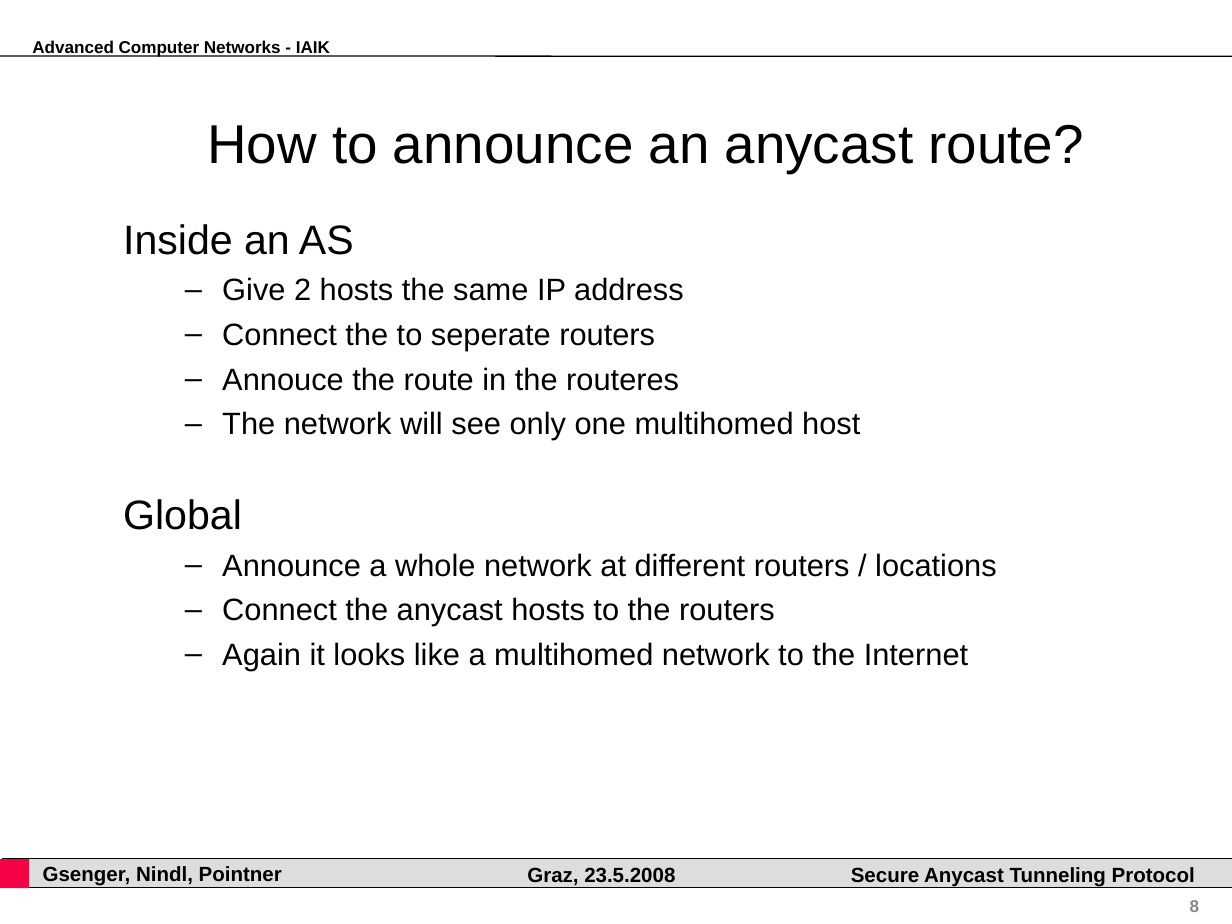
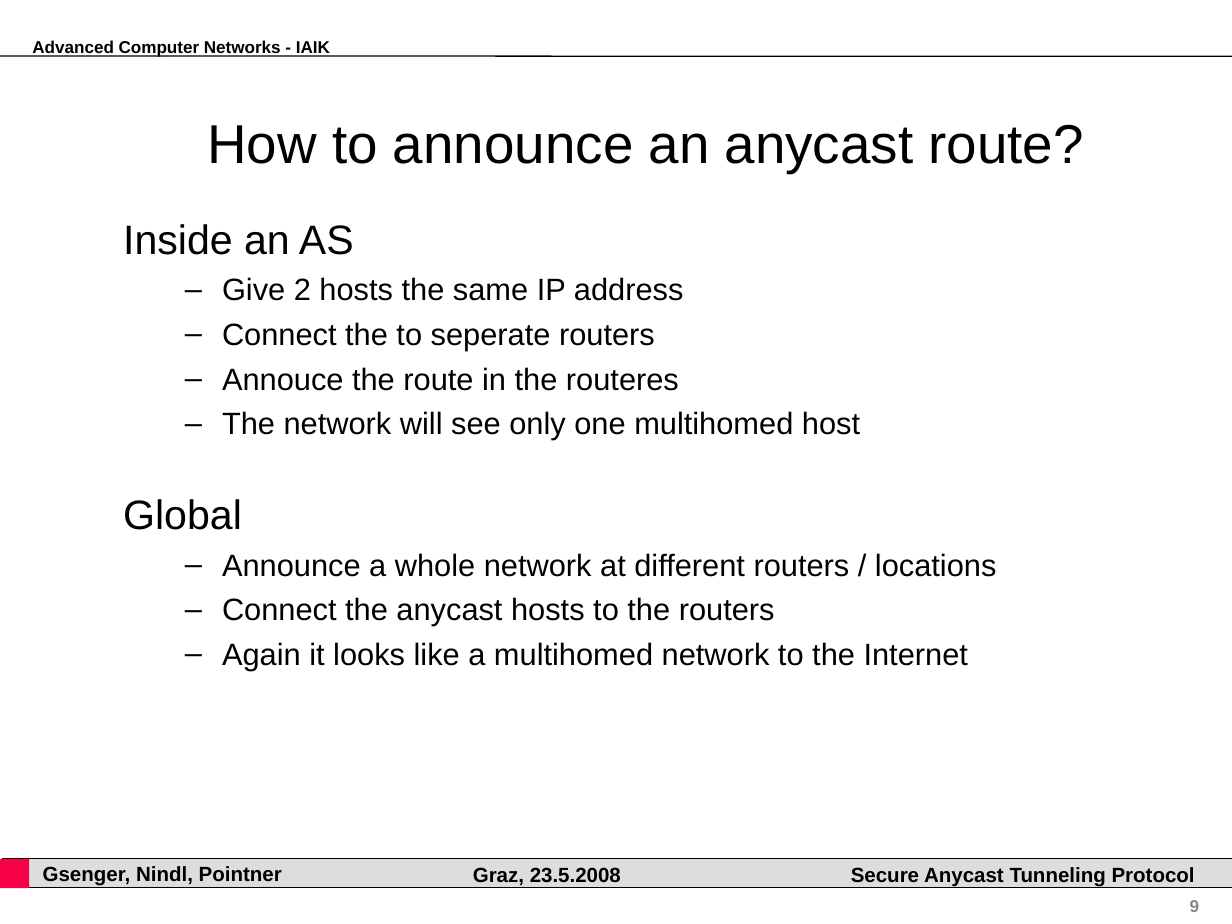
Before and after one commit to pyhedgehog/anytun, a slide deck: slide 9 of papers/acn.ppt (slide 8 before the commit). Drawn at 1232x924 pixels with LibreOffice and Linux fonts; fonts in the diff are those of the drawing; background and template pictures are left out. Boxes give left, top, right and bottom in pixels: in the first picture for what was removed or moved away, otherwise in the second. Text is boxed around its words. In the diff, an @@ line names an element or a change of style, - is before the commit and + after.

```diff
--- a/papers/acn.ppt
+++ b/papers/acn.ppt
@@ text "Graz, 23.5.2008": place and size @@
-text "Graz, 23.5.2008" at [527,867,675,885]
+text "Graz, 23.5.2008" at [473,867,621,885]
```
Also in this commit, not shown: 8 other slides changed, 2 slides added, 1 slide removed, 1 other file.
